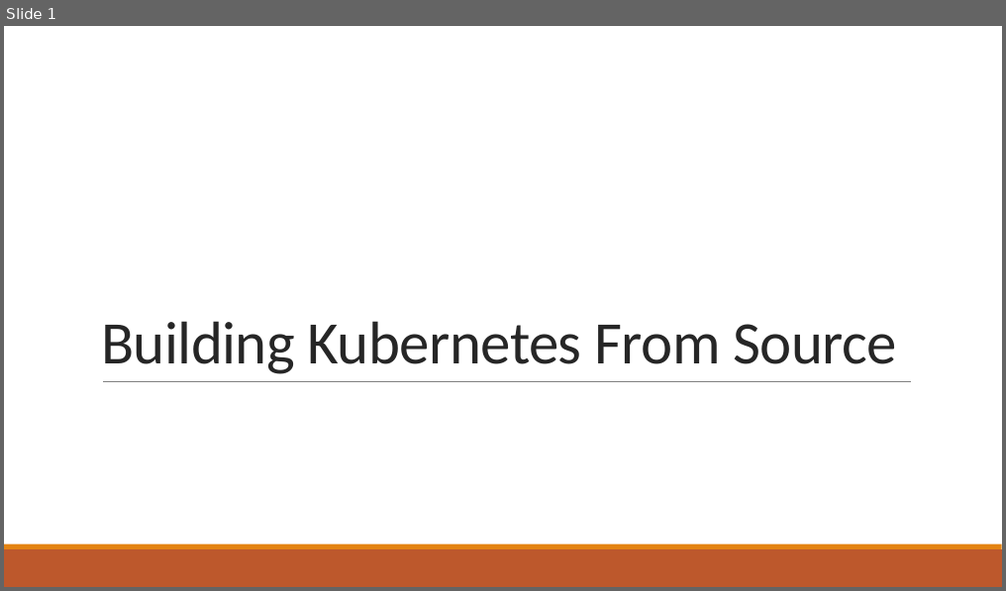
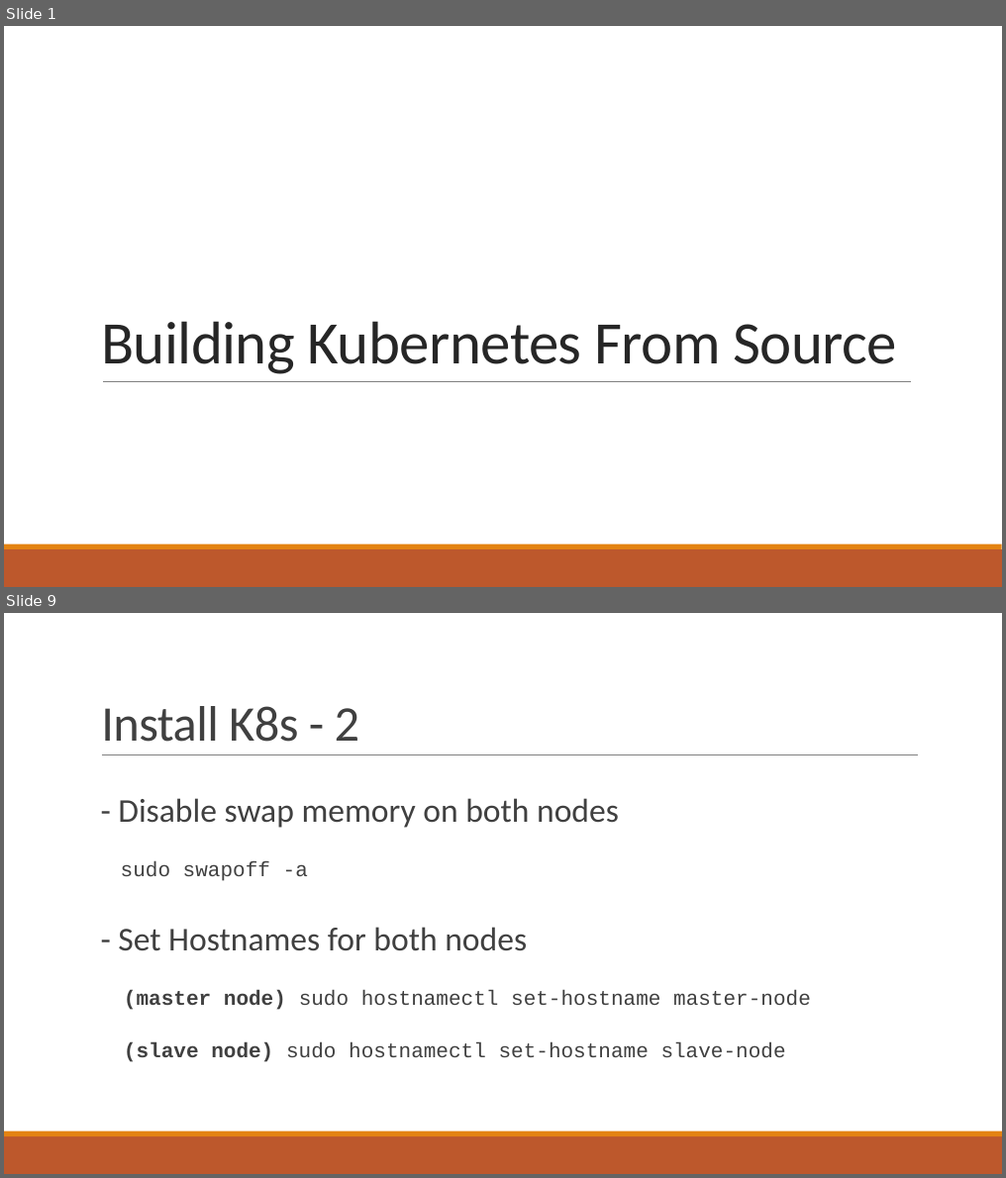
Before and after one commit to Beomsu-Seo/graduation-thesis, a slide deck: docs/Building Kubernetes From Source.pptx. Shown one above the other, each under a label of ours: slide 1 before the commit, slides 1 and 9 after it; the slides between them are not shown. The pictures are 1006x591 and 1006x1178 pixels, drawn with LibreOffice and Linux fonts; fonts in the diff are those of the drawing. Boxes give left, top, right and bottom in pixels: in the first picture for what was removed or moved away, otherwise in the second. Text is boxed around its words. In the diff, an @@ line names an element or a change of style, - is before the commit and + after.

```diff
--- a/docs/Building Kubernetes From Source.pptx
+++ b/docs/Building Kubernetes From Source.pptx
@@ slide 9 added at [4,613,1002,1174], background #FFFFFF; not listed: 2 template elements that a slide beside it also shows @@
@@ title added at [101,706,359,742], 48 pt, text #404040 @@
+Install K8s - 2
@@ line added from (102, 756) to (918, 756), #808080 0.5 pt @@
@@ text added at [118,798,811,1062], 20 pt, text #404040 @@
+  - Disable swap memory on both nodes
+  sudo swapoff -a
+  - Set Hostnames for both nodes
+  (master node) sudo hostnamectl set-hostname master-node
+  (slave node) sudo hostnamectl set-hostname slave-node
```
Also in this commit, not shown: 3 slides changed, 13 other slides added, 3 slides removed.
